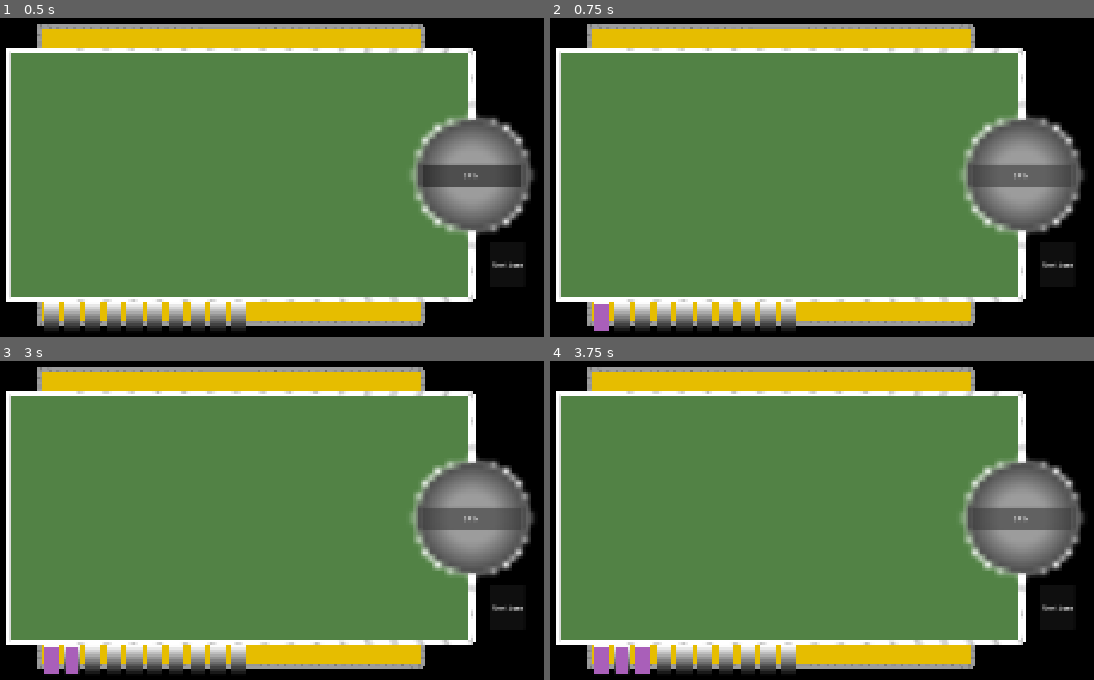
Above: before the commit, frames 1-4 (two rows, left to right).
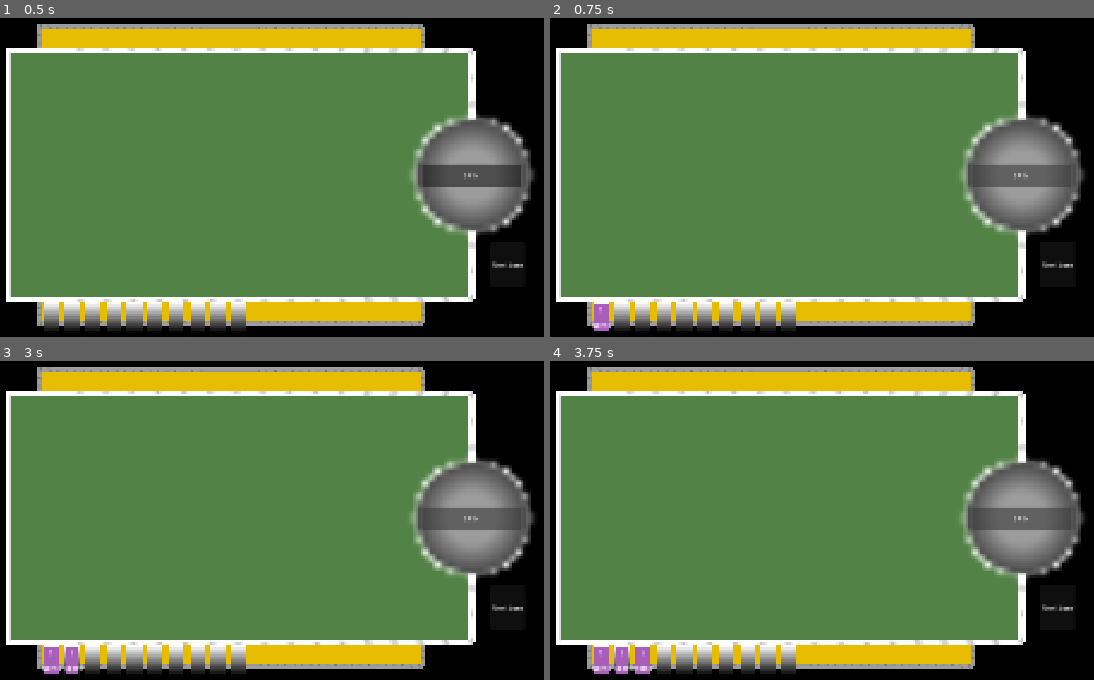
Above: after the commit, the same moments.

Repository: ArmanKianian/Untitled
Game: Godot game, scene res://scenes/game.tscn
Same seed, same stepped clock (60 frames per second), same inputs: the game is played once before the commit and once after it.
Inputs:
- Up to frame 1 (0.5 s): no input
- Up to frame 2 (0.75 s): click "SPIN" at 0.5 s
- Up to frame 3 (3 s): click "Next turn" at 1.25 s; click "Next turn" at 2 s; click "SPIN" at 2.75 s
- Up to frame 4 (3.75 s): click "SPIN" at 3.5 s

Frame 1 is identical in both runs. In frame 2, less than 0.1% of the frame differs, in the area x 7-12%, y 90-98%; in frame 3, 0.1%; in frame 4, 0.2%, in the area x 7-19%, y 90-98%.

Commit message:
merge card mechanic
added a mechanic to merge cards if type and level are same.

Diff:
--- a/scenes/card.tscn
+++ b/scenes/card.tscn
@@ -14,3 +14,30 @@
 [node name="card" type="Sprite2D" unique_id=254982057]
 texture = SubResource("GradientTexture2D_fc0e3")
 script = ExtResource("1_d81rb")
+
+[node name="VBoxContainer" type="VBoxContainer" parent="." unique_id=1687310917]
+anchors_preset = 15
+anchor_right = 1.0
+anchor_bottom = 1.0
+offset_left = -16.0
+offset_top = -34.0
+offset_right = -16.0
+offset_bottom = -34.0
+grow_horizontal = 2
+grow_vertical = 2
+
+[node name="Level" type="Label" parent="VBoxContainer" unique_id=1165069153]
+layout_mode = 2
+size_flags_horizontal = 4
+size_flags_vertical = 6
+text = "1"
+horizontal_alignment = 1
+vertical_alignment = 1
+
+[node name="Type" type="Label" parent="VBoxContainer" unique_id=491577081]
+layout_mode = 2
+size_flags_horizontal = 4
+size_flags_vertical = 6
+text = "1"
+horizontal_alignment = 1
+vertical_alignment = 1
--- a/scripts/card.gd
+++ b/scripts/card.gd
@@ -1,6 +1,11 @@
 extends Sprite2D
 
 @onready var cards_inventory: Node2D = $"../../inventory"
+@onready var Level: Label = $VBoxContainer/Level
+@onready var Type: Label = $VBoxContainer/Type
+var level
+var type
+
 var areas: Array[Area2D]
 var is_dragged = false
 var mouse_offset
@@ -12,6 +17,8 @@
 var is_on_slot = false
 
 func _ready() -> void:
+	Level.text = str(level)
+	Type.text = str(type)
 	for child in cards_inventory.get_children():
 		areas.append(child)
 	add_card_to_inventory()
@@ -40,7 +47,17 @@
 				start_area = current_area
 				future_position = current_area.position
 			else:
-				future_position = start_area.position
+				if current_area.item == self:
+					future_position = start_area.position
+				elif int(current_area.item.Level.text) == int(Level.text) and current_area.item.type == type :
+					current_area.item.queue_free()
+					start_area.item = null
+					current_area.item = self
+					start_area = current_area
+					future_position = current_area.position
+					Level.text = str(int(Level.text) + 1)
+				else:
+					future_position = start_area.position
 
 func _on_mouse_entered(area):
 	if is_dragged == true:
--- a/scripts/spinning_wheel.gd
+++ b/scripts/spinning_wheel.gd
@@ -7,16 +7,16 @@
 var available = false
 # wheel items with chance of getting
 var items: Array = [
-	{"name": "Item1", "chance": 10.0},
-	{"name": "Item2", "chance": 10.0},
-	{"name": "Item3", "chance": 10.0},
-	{"name": "Item4", "chance": 10.0},
-	{"name": "Item5", "chance": 10.0},
-	{"name": "Item6", "chance": 10.0},
-	{"name": "Item7", "chance": 10.0},
-	{"name": "Item8", "chance": 10.0},
-	{"name": "Item9", "chance": 10.0},
-	{"name": "Item10", "chance": 10.0},
+	{"name": "Item1", "level": 1, "chance": 10.0},
+	{"name": "Item2", "level": 1, "chance": 10.0},
+	{"name": "Item3", "level": 1, "chance": 10.0},
+	{"name": "Item4", "level": 1, "chance": 10.0},
+	{"name": "Item5", "level": 1, "chance": 10.0},
+	{"name": "Item6", "level": 1, "chance": 10.0},
+	{"name": "Item7", "level": 1,"chance": 10.0},
+	{"name": "Item8", "level": 1, "chance": 10.0},
+	{"name": "Item9", "level": 1,"chance": 10.0},
+	{"name": "Item10", "level": 1, "chance": 10.0},
 ]
 
 func spin():
@@ -26,7 +26,7 @@
 			break
 	if available == true:
 		var chosen = pick_weighted_random_item()
-		add_card()
+		add_card(chosen["name"], chosen["level"])
 	else:
 		print("inventory is full!")
 	available = false
@@ -47,6 +47,8 @@
 func _on_button_pressed() -> void:
 	spin()
 
-func add_card():
+func add_card(type, level):
 	var card = CARD.instantiate()
+	card.type = type
+	card.level = level
 	cards.add_child(card)
